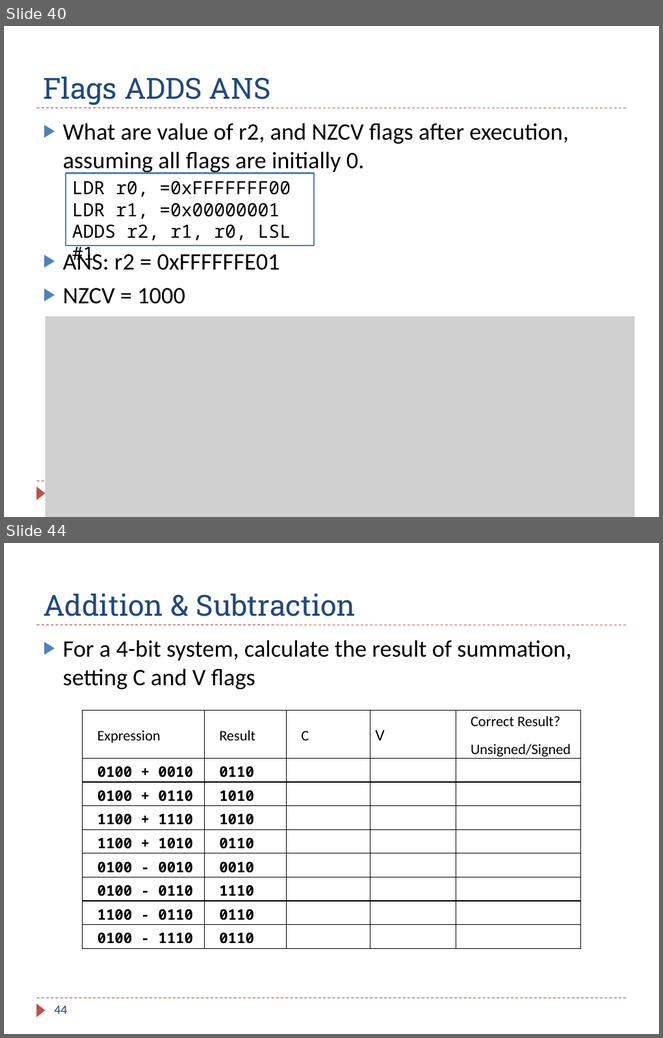
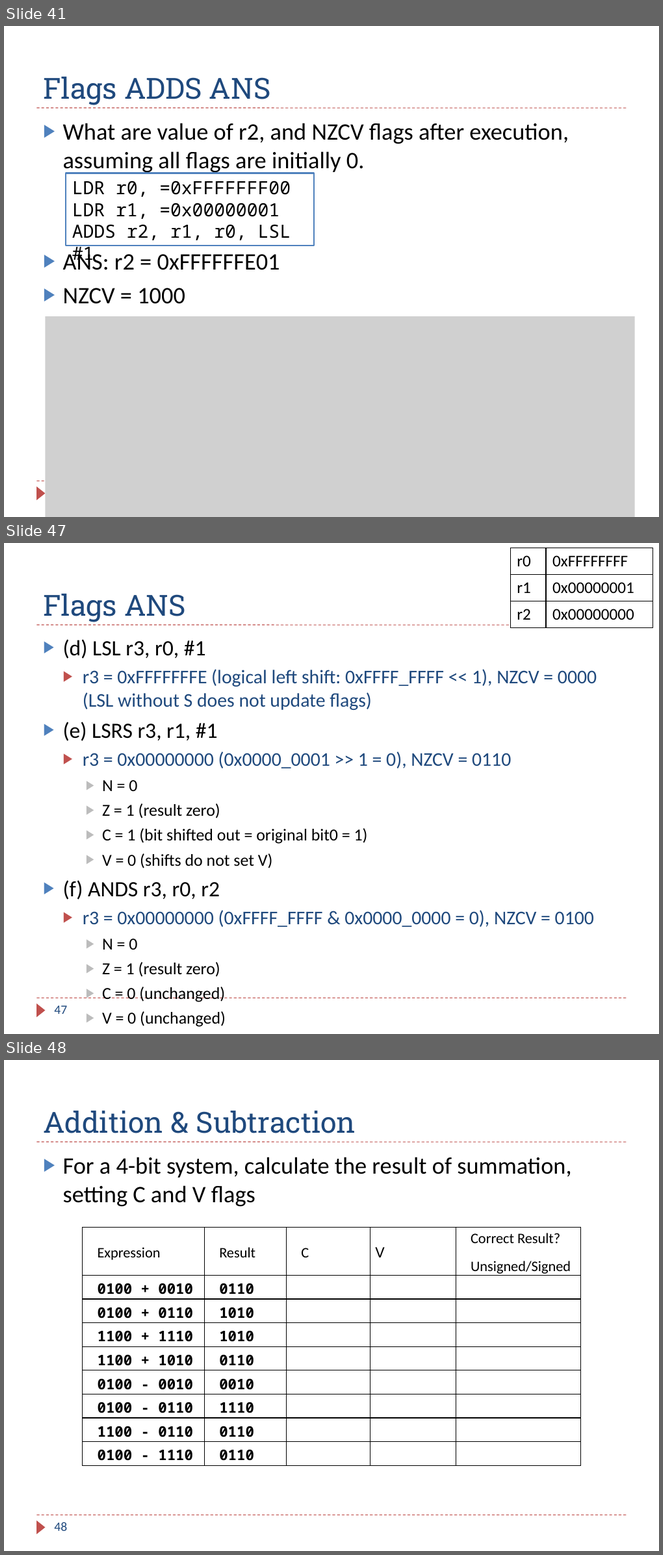
Before and after one commit to guhofstra/CSC111Fa25, a slide deck: PPTs/Ch4_ARM_Arithmetic_Logic_Exercises_ANS.pptx. Shown one above the other, each under a label of ours: slides 40 and 44 before the commit, slides 41, 47 and 48 after it; the slides between them are not shown. The pictures are 663x1038 and 663x1555 pixels, drawn with LibreOffice and Linux fonts; fonts in the diff are those of the drawing; grey boxes stand for pictures. Boxes give left, top, right and bottom in pixels: in the first picture for what was removed or moved away, otherwise in the second. Text is boxed around its words. In the diff, an @@ line names an element or a change of style, - is before the commit and + after.

```diff
--- a/PPTs/Ch4_ARM_Arithmetic_Logic_Exercises_ANS.pptx
+++ b/PPTs/Ch4_ARM_Arithmetic_Logic_Exercises_ANS.pptx
@@ slide 47 added at (4,543,659,1034), background #FFFFFF; not listed: 3 template elements that a slide beside it also shows @@
@@ table added at (510,548,653,628), 3 rows, 2 columns @@
+r0 | 0xFFFFFFFF
+r1 | 0x00000001
+r2 | 0x00000000
@@ title added at (43,594,186,622), 32 pt, text #1F497D @@
+Flags ANS
@@ text added at (63,639,597,977), 21.3 pt, text #1F497D @@
+▶ (d) LSL r3, r0, #1
+  ▶ r3 = 0xFFFFFFFE (logical left shift: 0xFFFF_FFFF << 1), NZCV = 0000 (LSL without S does not update flags)
+▶ (e) LSRS r3, r1, #1
+  ▶ r3 = 0x00000000 (0x0000_0001 >> 1 = 0), NZCV = 0110
+    ▶ N = 0
+    ▶ Z = 1 (result zero)
+    ▶ C = 1 (bit shifted out = original bit0 = 1)
+    ▶ V = 0 (shifts do not set V)
+▶ (f) ANDS r3, r0, r2
+  ▶ r3 = 0x00000000 (0xFFFF_FFFF & 0x0000_0000 = 0), NZCV = 0100
+    ▶ N = 0
+    ▶ Z = 1 (result zero)
+    ▶ C = 0 (unchanged)
+    ▶ V = 0 (unchanged)
@@ page number added at (54,1006,67,1014), 14 pt, text #1F497D @@
+47
@@ what was slide 40 is now slide 41 @@
@@ what was slide 44 is now slide 48 @@
@@ page number at (54,1522,67,1531): text changed @@
-44
+48
```
Also in this commit, not shown: 3 slides changed, 3 other slides added, 14 other files.
